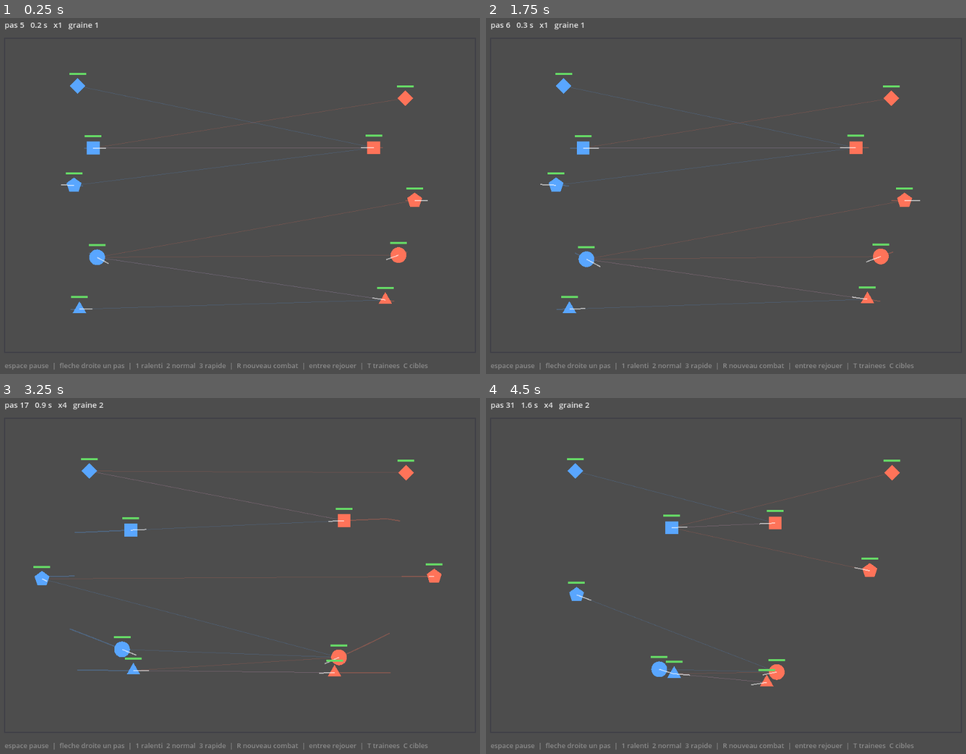
Above: before the commit, frames 1-4 (two rows, left to right).
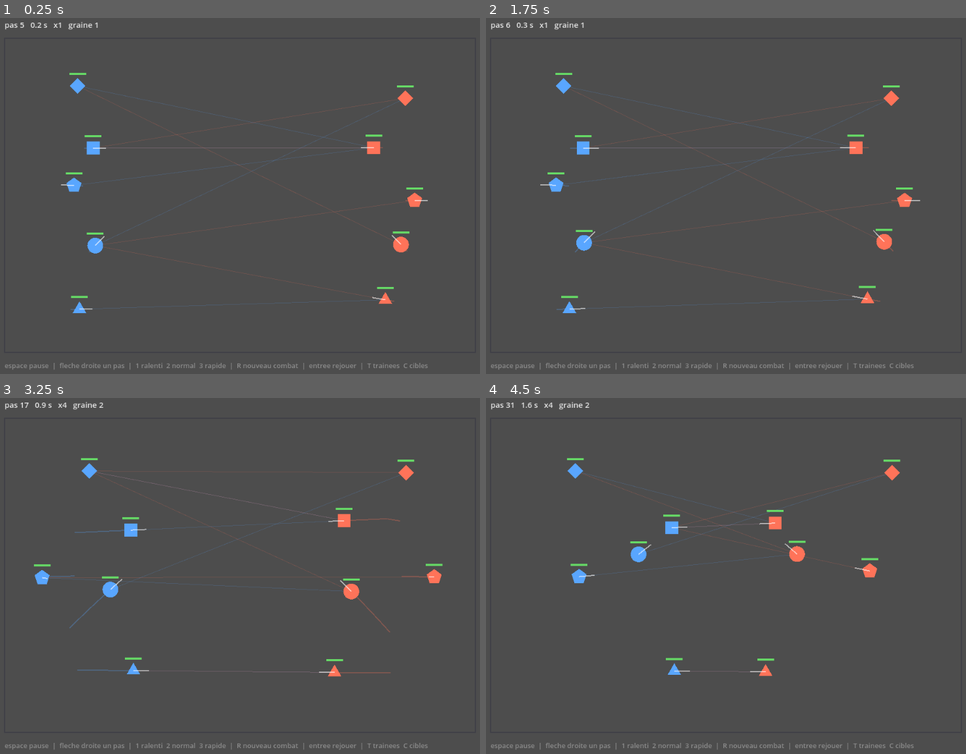
Above: after the commit, the same moments.

Repository: marketingprofr/LLA
Game: Godot game, scene res://main.tscn
The game is run twice, just before and just after one commit, with the same random seed, the same clock (stepped at 60 frames per second) and the same inputs.
Inputs:
- Up to frame 1 (0.25 s): no input
- Up to frame 2 (1.75 s): tap Enter at 0.5 s; hold Right 0.53-1.28 s; tap 1 at 0.6 s; tap Space at 0.77, 1.25, 1.52 s; tap 2 at 1.35 s
- Up to frame 3 (3.25 s): hold Right from 2.03 s (still down); tap 3 at 2.1 s; tap Enter at 2.75 s; tap R at 2.85 s; tap Space at 3.02 s
- Up to frame 4 (4.5 s): release Right at 3.53 s; tap Enter at 3.6 s; tap Space at 3.77, 4.25 s; tap T at 4.35 s

The runs differ from the first frame. In frame 1, 0.8% of the frame differs, in the area x 13-86%, y 20-82%; in frame 2, 0.9%; in frame 3, 1.2%; in frame 4, 1.2%, in the area x 17-83%, y 21-82%.

Commit message:
Flank order targets Hold enemies by preference
When a flanker picks a target, it looks for a Hold enemy first. If one
exists, the flanker locks onto the nearest Hold. This makes the flank
behavior visually readable: the flanker deviates around other enemies
to reach the stationary Hold target.

Drops draw rate to 12.4%, average fight duration to 43s.

Co-Authored-By: Claude Opus 4.6 <noreply@anthropic.com>
Claude-Session: https://claude.ai/code/session_016kFqvtDvh2hTXhFt8qBemz

Diff:
--- a/src/sim/systems/targeting_system.gd
+++ b/src/sim/systems/targeting_system.gd
@@ -33,7 +33,7 @@
 	if current != null and f.target_lock > 0:
 		return
 
-	var candidate := state.nearest(f, state.enemies_of(f))
+	var candidate := _best_candidate(state, f)
 	if candidate == null:
 		return
 
@@ -48,6 +48,18 @@
 		_assign(state, f, candidate)
 
 
+func _best_candidate(state: CombatState, f: CombatFighter) -> CombatFighter:
+	var enemies := state.enemies_of(f)
+	if f.order == CombatFighter.Order.FLANK:
+		var holds: Array = []
+		for e in enemies:
+			if e.order == CombatFighter.Order.HOLD:
+				holds.append(e)
+		if not holds.is_empty():
+			return state.nearest(f, holds)
+	return state.nearest(f, enemies)
+
+
 func _assign(state: CombatState, f: CombatFighter, target: CombatFighter) -> void:
 	f.target_id = target.id
 	f.target_lock = state.config.target_lock_ticks
